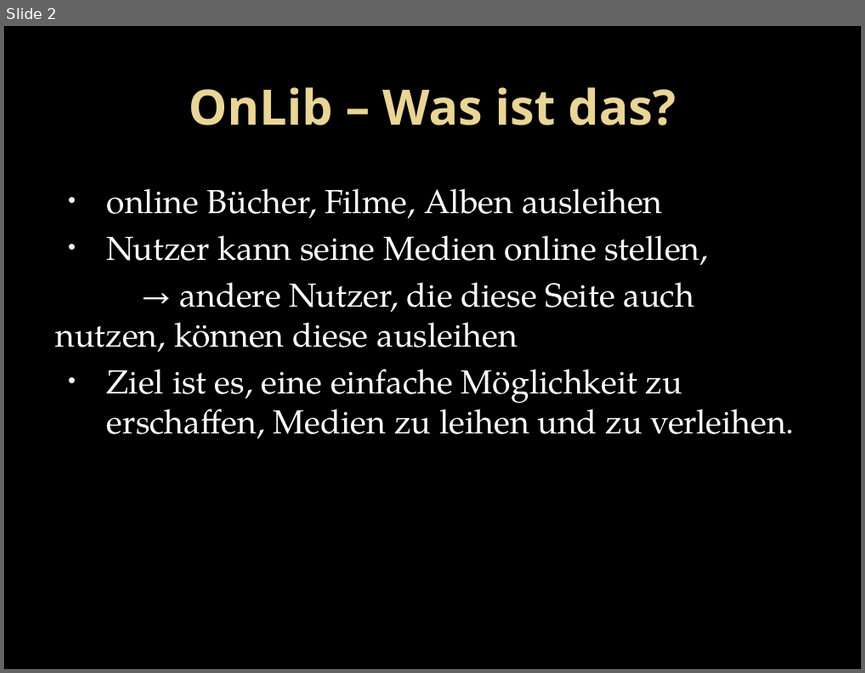
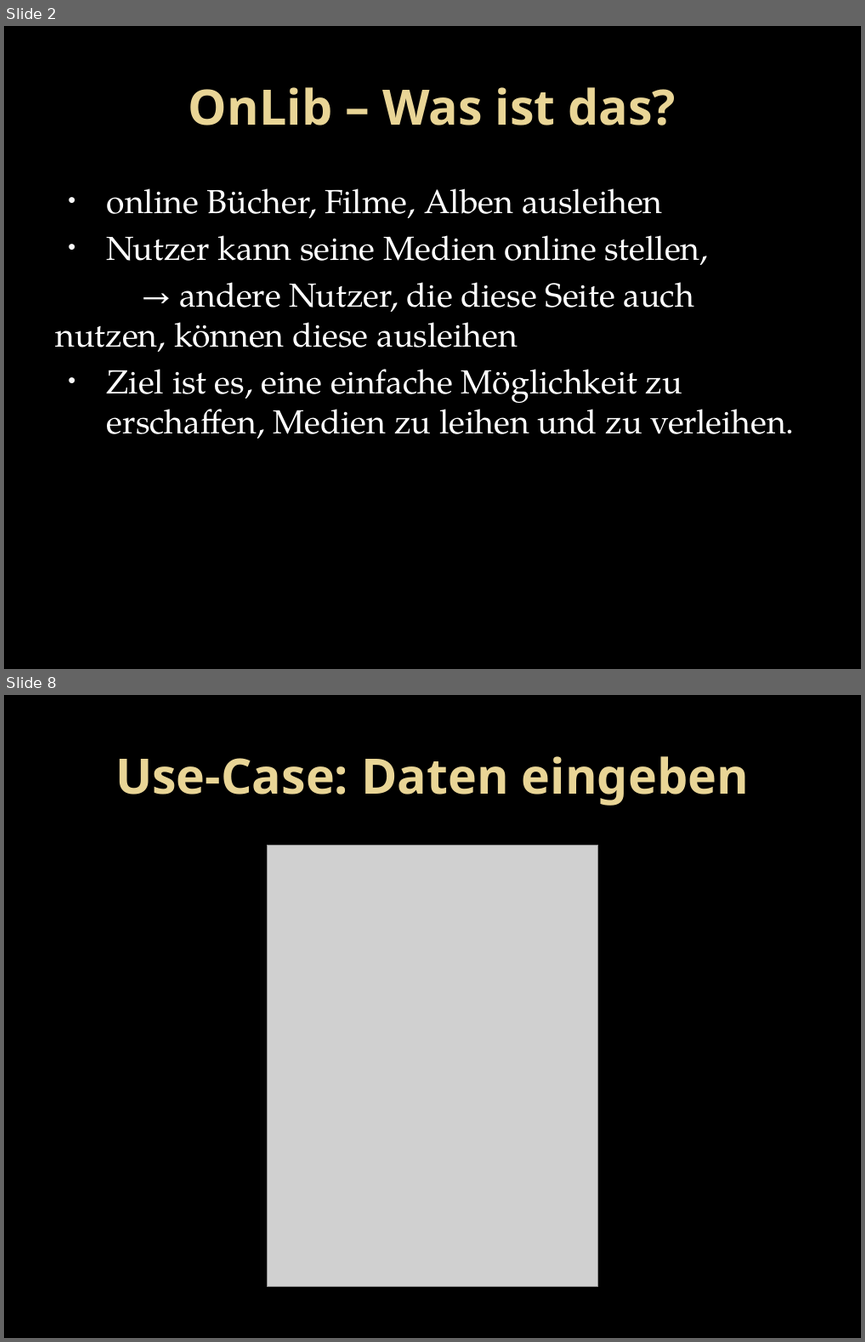
Before and after one commit to twerner93/OnLib_Documents, a slide deck: Final Project Handin/Final Presentation/Online-Library.pptx. Shown one above the other, each under a label of ours: slide 2 before the commit, slides 2 and 8 after it; the slides between them are not shown. The pictures are 865x673 and 865x1342 pixels, drawn with LibreOffice and Linux fonts; fonts in the diff are those of the drawing; grey boxes stand for pictures; background and template pictures are left out. Boxes give left, top, right and bottom in pixels: in the first picture for what was removed or moved away, otherwise in the second. Text is boxed around its words. In the diff, an @@ line names an element or a change of style, - is before the commit and + after.

```diff
--- a/Final Project Handin/Final Presentation/Online-Library.pptx
+++ b/Final Project Handin/Final Presentation/Online-Library.pptx
@@ slide 8 added at (4,695,861,1338), background picture (left out) @@
@@ title added at (115,756,749,805), 41 pt, text gradient #EAD696 to #E7D081, bold @@
+Use-Case: Daten eingeben
@@ picture added at (267,845,598,1287) @@
```
Also in this commit, not shown: 17 other slides added, 2 slides removed, 4 other files.
